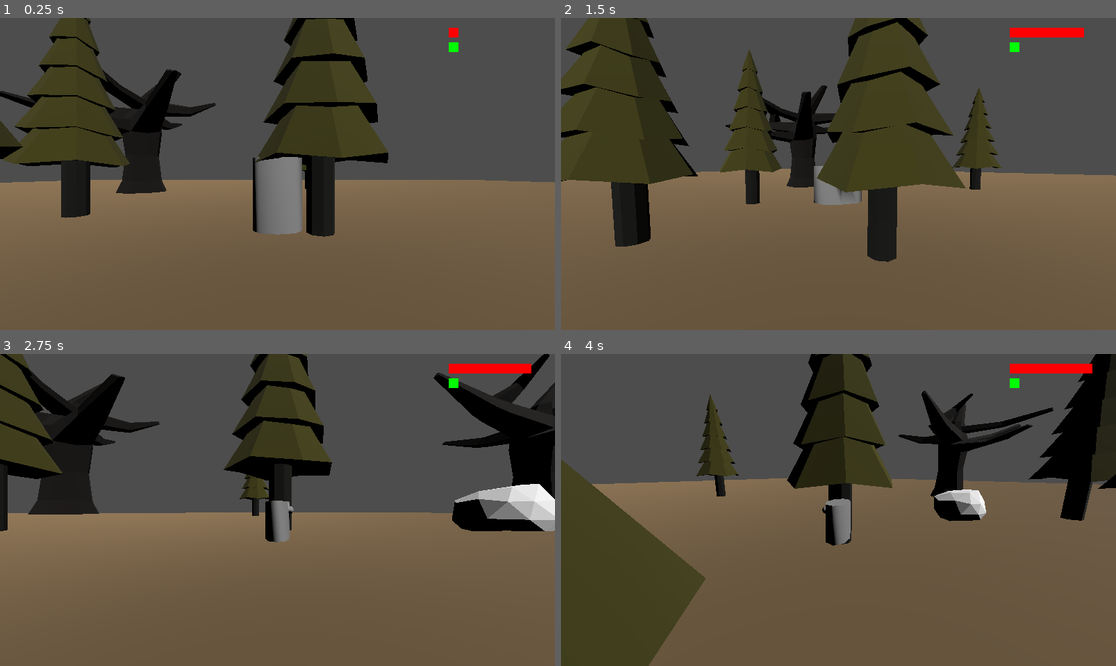
Above: before the commit, frames 1-4 (two rows, left to right).
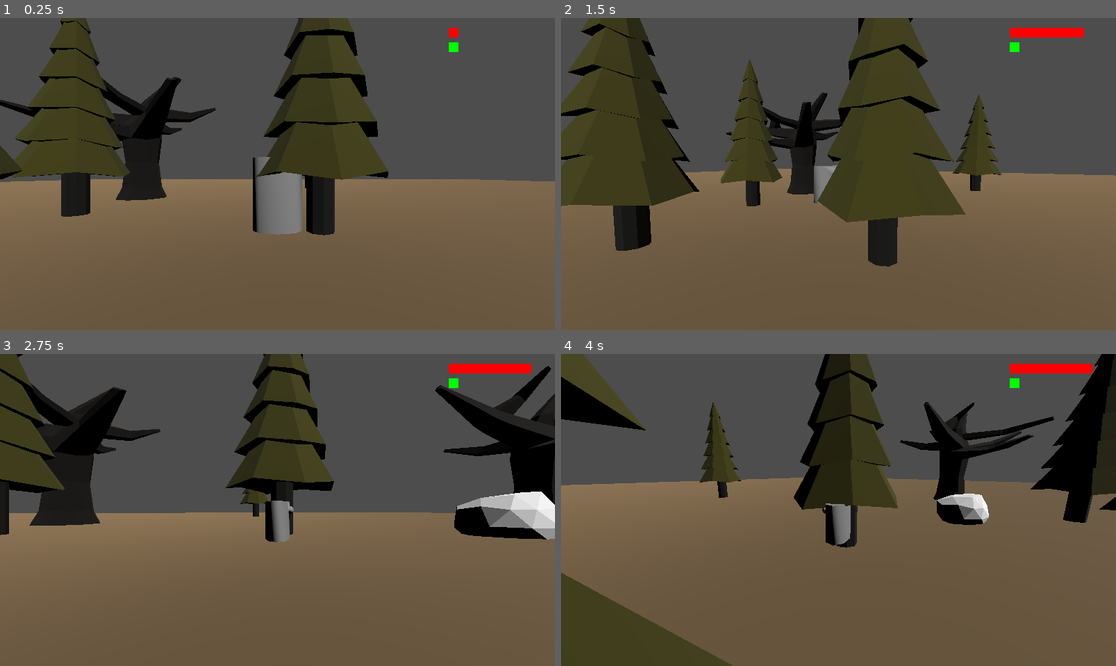
Above: after the commit, the same moments.

Repository: Marist-CMPT415-GameProg/ClassSandbox
Game: Godot game, scene res://levels/Outdoors.tscn
Same seed, same stepped clock (60 frames per second), same inputs: the game is played once before the commit and once after it.
Inputs (mouse positions are in pixels of both pictures, inside the frame that each line leads up to):
- Up to frame 1 (0.25 s): no input
- Up to frame 2 (1.5 s): move the mouse to (866, 174) at 0.52 s; hold D (move_right) 0.53-1.28 s; tap Ctrl (crouch) at 0.6 s; tap Space (jump) at 0.77 s; move the mouse to (810, 174) at 1.27 s; hold S (move_backward) from 1.28 s (still down); tap Page Down (harm) at 1.35 s
- Up to frame 3 (2.75 s): tap Space (jump) at 1.52 s; move the mouse to (288, 503) at 2.02 s; release S (move_backward) at 2.03 s; hold D (move_right) from 2.03 s (still down); hold Page Up (heal) from 2.03 s (still down)
- Up to frame 4 (4 s): move the mouse to (832, 516) at 2.77 s; release Page Up (heal) at 2.78 s; tap W (move) at 2.85 s; tap Space (jump) at 3.02, 3.77 s; move the mouse to (877, 513) at 3.52 s; release D (move_right) at 3.53 s; hold A (move_left) from 3.53 s (still down); tap Shift (sprint) at 3.6 s

The runs differ from the first frame. In frame 1, 8.7% of the frame differs, in the area x 0-100%, y 0-71%; in frame 2, 11%; in frame 3, 12%; in frame 4, 18%, in the area x 0-100%, y 0-100%.

Commit message:
Rock and ground fixes

Diff:
--- a/levels/Outdoors.tscn
+++ b/levels/Outdoors.tscn
@@ -20,6 +20,8 @@
 transform = Transform3D(0.866025, -0.353553, 0.353554, 0, 0.707107, 0.707106, -0.5, -0.612372, 0.612373, 0, 9, 8)
 
 [node name="Ground" type="StaticBody3D" parent="Environment" groups=["ground"]]
+transform = Transform3D(1, 0, 0, 0, 1, 0, 0, 0, 1, 0, 0.5, 0)
+metadata/_edit_group_ = true
 
 [node name="GroundCollider" type="CollisionShape3D" parent="Environment/Ground"]
 transform = Transform3D(1, 0, 0, 0, 1, 0, 0, 0, 1, 0, -1, 0)
--- a/prefabs/environment/SnowyRockLarge.tscn
+++ b/prefabs/environment/SnowyRockLarge.tscn
@@ -1,15 +1,16 @@
-[gd_scene load_steps=3 format=2]
+[gd_scene load_steps=3 format=3 uid="uid://dc5cnsh74qnvt"]
 
-[ext_resource path="res://art/SnowyRockLarge.escn" type="PackedScene" id=1]
+[ext_resource type="PackedScene" uid="uid://bffj17ltvomwu" path="res://art/SnowyRockLarge.escn" id="1"]
 
-[sub_resource type="CylinderShape" id=1]
-height = 0.4
-radius = 0.5
+[sub_resource type="CylinderShape3D" id="1"]
+height = 1.0
+radius = 1.0
 
-[node name="SnowyRockLarge" type="StaticBody" groups=["tripping_hazard"]]
+[node name="SnowyRockLarge" type="StaticBody3D" groups=["tripping_hazard"]]
 
-[node name="Collider" type="CollisionShape" parent="."]
-transform = Transform( 0.999491, -0.0318992, 0, 0.0318992, 0.999491, 0, 0, 0, 1, 0, 0.2, 0 )
-shape = SubResource( 1 )
+[node name="Collider" type="CollisionShape3D" parent="."]
+transform = Transform3D(0.999491, -0.0318992, 0, 0.0318992, 0.999491, 0, 0, 0, 1, 0, 0.5, 0)
+shape = SubResource("1")
 
-[node name="SnowyRockLarge" parent="." instance=ExtResource( 1 )]
+[node name="SnowyRockLarge" parent="." instance=ExtResource("1")]
+transform = Transform3D(1, 0, 0, 0, 1, 0, 0, 0, 1, 0, 0.3, 0)
Not shown: 1 places in levels/Outdoors.tscn that only renumber resources
